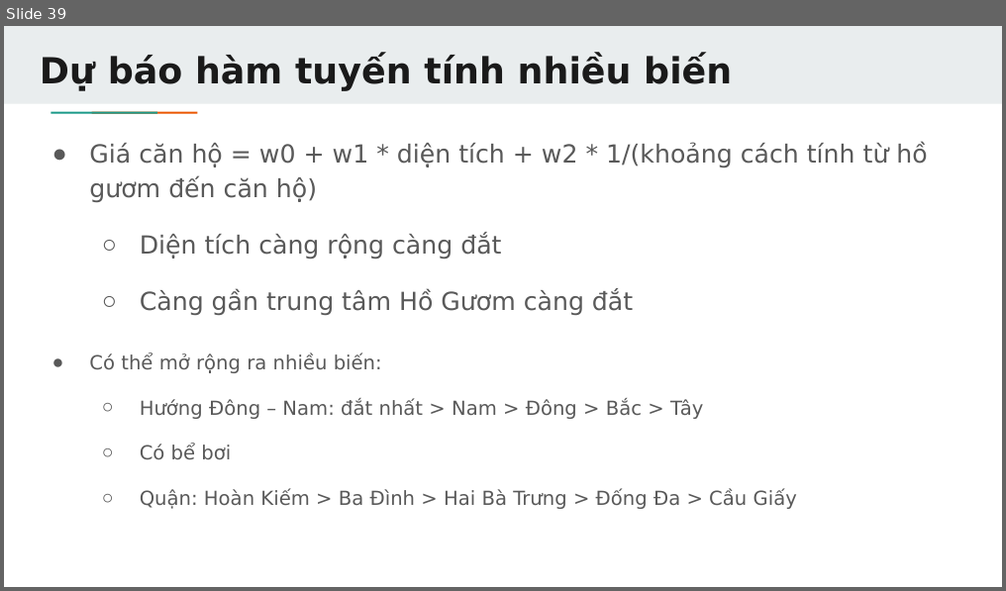
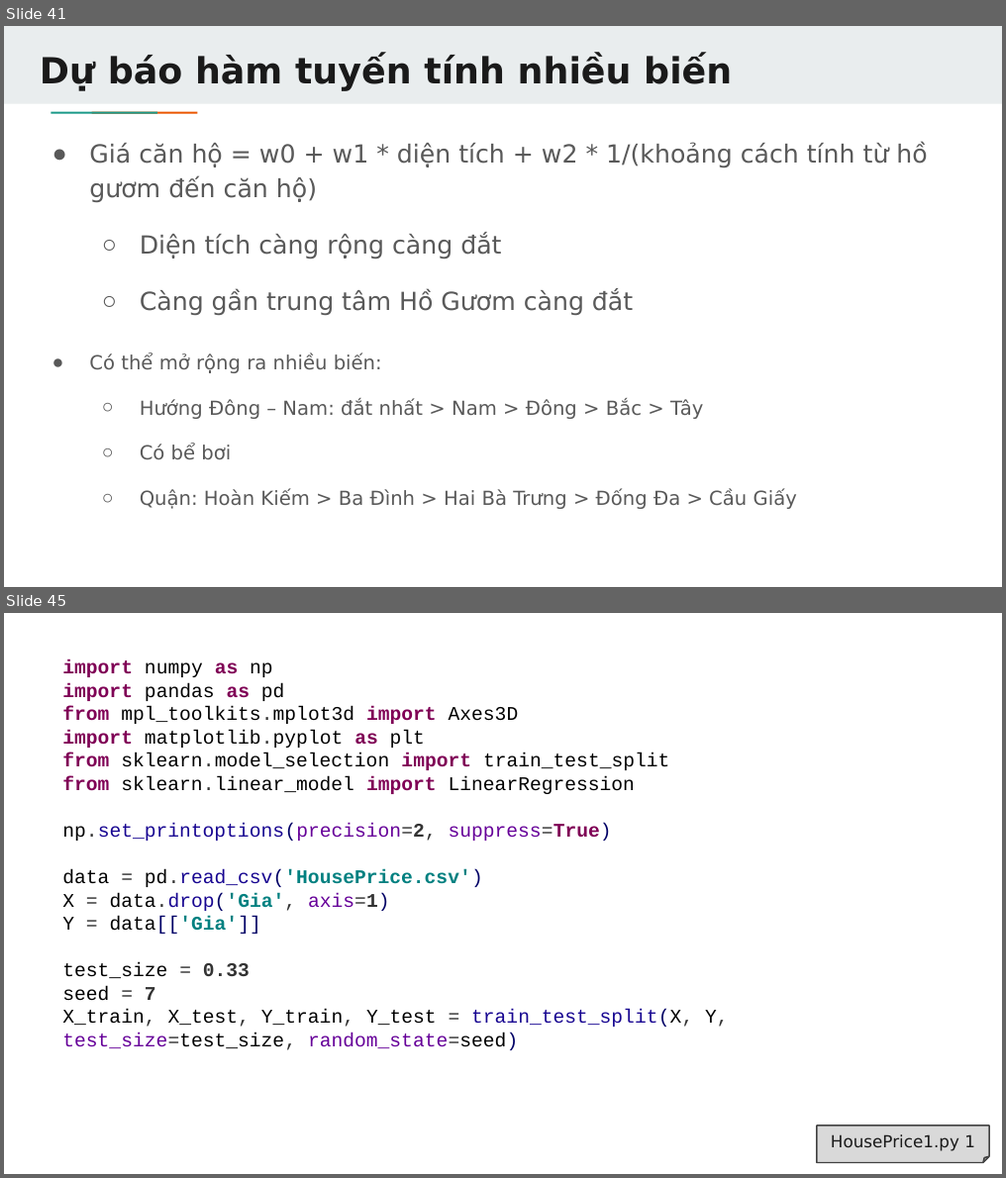
Before and after one commit to TechMaster/LearnAI, a slide deck: LinearRegression/LinearRegression.pptx. Shown one above the other, each under a label of ours: slide 39 before the commit, slides 41 and 45 after it; the slides between them are not shown. The pictures are 1006x591 and 1006x1178 pixels, drawn with LibreOffice and Linux fonts; fonts in the diff are those of the drawing. Boxes give left, top, right and bottom in pixels: in the first picture for what was removed or moved away, otherwise in the second. Text is boxed around its words. In the diff, an @@ line names an element or a change of style, - is before the commit and + after.

```diff
--- a/LinearRegression/LinearRegression.pptx
+++ b/LinearRegression/LinearRegression.pptx
@@ slide 45 added at (x1=4, y1=613, x2=1002, y2=1174), background #FFFFFF @@
@@ text added at (x1=62, y1=660, x2=729, y2=1051), 14 pt, text #000000 @@
+import numpy as np
+import pandas as pd
+from mpl_toolkits.mplot3d import Axes3D
+import matplotlib.pyplot as plt
+from sklearn.model_selection import train_test_split
+from sklearn.linear_model import LinearRegression
+np.set_printoptions(precision=2, suppress=True)
+data = pd.read_csv('HousePrice.csv')
+X = data.drop('Gia', axis=1)
+Y = data[['Gia']]
+test_size = 0.33
+seed = 7
+X_train, X_test, Y_train, Y_test = train_test_split(X, Y, test_size=test_size, random_state=seed)
@@ folded corner added at (x1=817, y1=1126, x2=989, y2=1162), fill #D9D9D9, outline #424242 1 pt, 12 pt, text #1A1A1A @@
+HousePrice1.py 1
@@ what was slide 39 is now slide 41 @@
```
Also in this commit, not shown: 2 slides changed, 8 other slides added, 2 slides removed, 24 other files.
